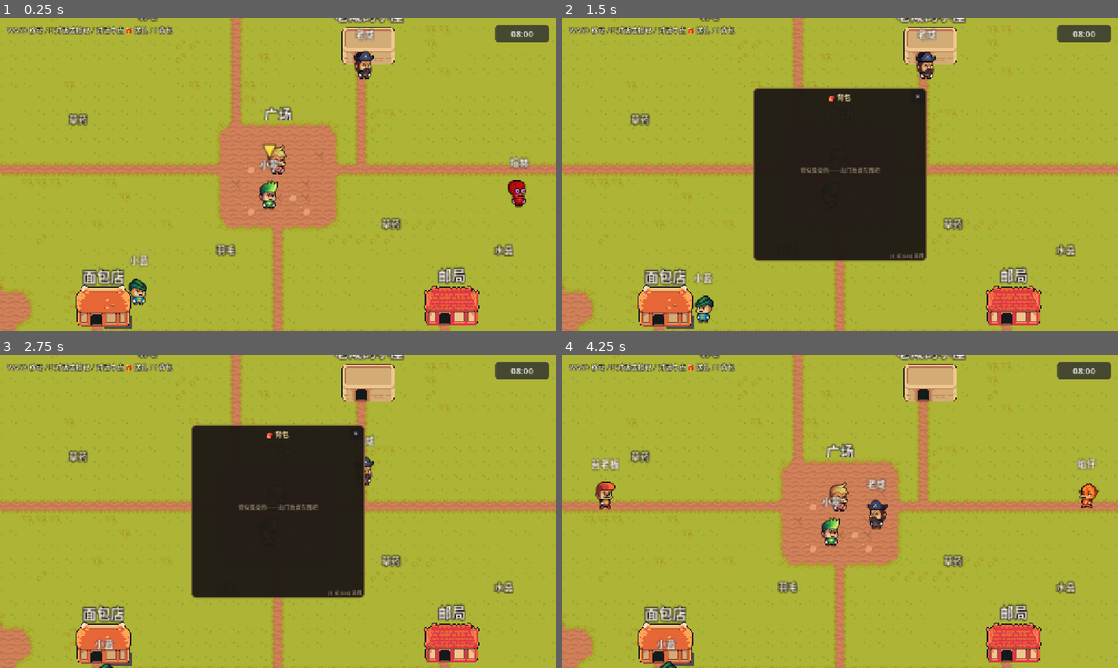
Above: before the commit, frames 1-4 (two rows, left to right).
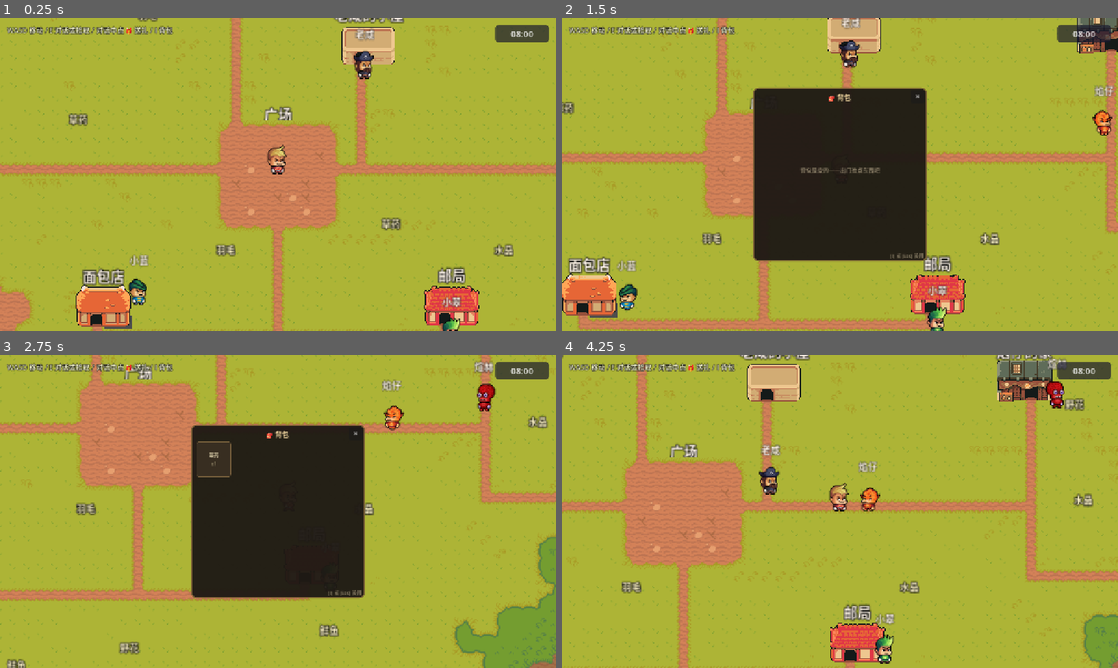
Above: after the commit, the same moments.

Repository: hotlddx-collab/game01
Game: Godot game, scene res://scenes/main.tscn
Same seed, same stepped clock (60 frames per second), same inputs: the game is played once before the commit and once after it.
Inputs:
- Up to frame 1 (0.25 s): no input
- Up to frame 2 (1.5 s): tap Enter at 0.5 s; hold D (move_right) 0.53-1.28 s; hold E (interact) 0.53-1.28 s; hold S (move_down) from 1.28 s (still down); tap I at 1.35 s
- Up to frame 3 (2.75 s): release S (move_down) at 2.03 s; hold D (move_right) from 2.03 s (still down); hold E (interact) from 2.03 s (still down)
- Up to frame 4 (4.25 s): release D (move_right) at 2.78 s; release E (interact) at 2.78 s; hold W (move_up) 2.78-3.53 s; tap I at 2.85 s; hold A (move_left) from 3.53 s (still down); hold E (interact) from 3.53 s (still down)

The runs differ from the first frame. In frame 1, 1.0% of the frame differs, in the area x 46-96%, y 40-100%; in frame 2, 23%; in frame 3, 25%; in frame 4, 32%, in the area x 0-100%, y 0-100%.

Commit message:
chore: NPC 节点名改为中文，编辑器直接显示姓名

Diff:
--- a/scenes/main.tscn
+++ b/scenes/main.tscn
@@ -190,28 +190,28 @@
 unique_name_in_owner = true
 position = Vector2(600, 350)
 
-[node name="BearBaker" parent="." unique_id=1144079488 instance=ExtResource("3_animal")]
+[node name="苔老板" parent="." unique_id=1144079488 instance=ExtResource("3_animal")]
 position = Vector2(200, 240)
 persona_file = "res://data/animals/bear_baker.json"
 
-[node name="FoxPostman" parent="." unique_id=1681814652 instance=ExtResource("3_animal")]
+[node name="焰仔" parent="." unique_id=1681814652 instance=ExtResource("3_animal")]
 position = Vector2(992, 240)
 persona_file = "res://data/animals/fox_postman.json"
 
-[node name="HerbalistCui" parent="." unique_id=220356369 instance=ExtResource("3_animal")]
-position = Vector2(590, 390)
+[node name="小翠" parent="." unique_id=220356369 instance=ExtResource("3_animal")]
+position = Vector2(800, 548)
 persona_file = "res://data/animals/herbalist_cui.json"
 
-[node name="TravelerLan" parent="." unique_id=782544988 instance=ExtResource("3_animal")]
+[node name="小蓝" parent="." unique_id=782544988 instance=ExtResource("3_animal")]
 position = Vector2(440, 500)
 persona_file = "res://data/animals/traveler_lan.json"
 
-[node name="PirateLao" parent="." unique_id=112233445 instance=ExtResource("3_animal")]
+[node name="老咸" parent="." unique_id=112233445 instance=ExtResource("3_animal")]
 position = Vector2(700, 240)
 persona_file = "res://data/animals/pirate_lao.json"
 
-[node name="MysticXuan" parent="." unique_id=556677889 instance=ExtResource("3_animal")]
-position = Vector2(870, 390)
+[node name="煊赫" parent="." unique_id=556677889 instance=ExtResource("3_animal")]
+position = Vector2(1145, 425)
 persona_file = "res://data/animals/mystic_xuan.json"
 
 [node name="Pickups" type="Node2D" parent="." unique_id=1055352670]
